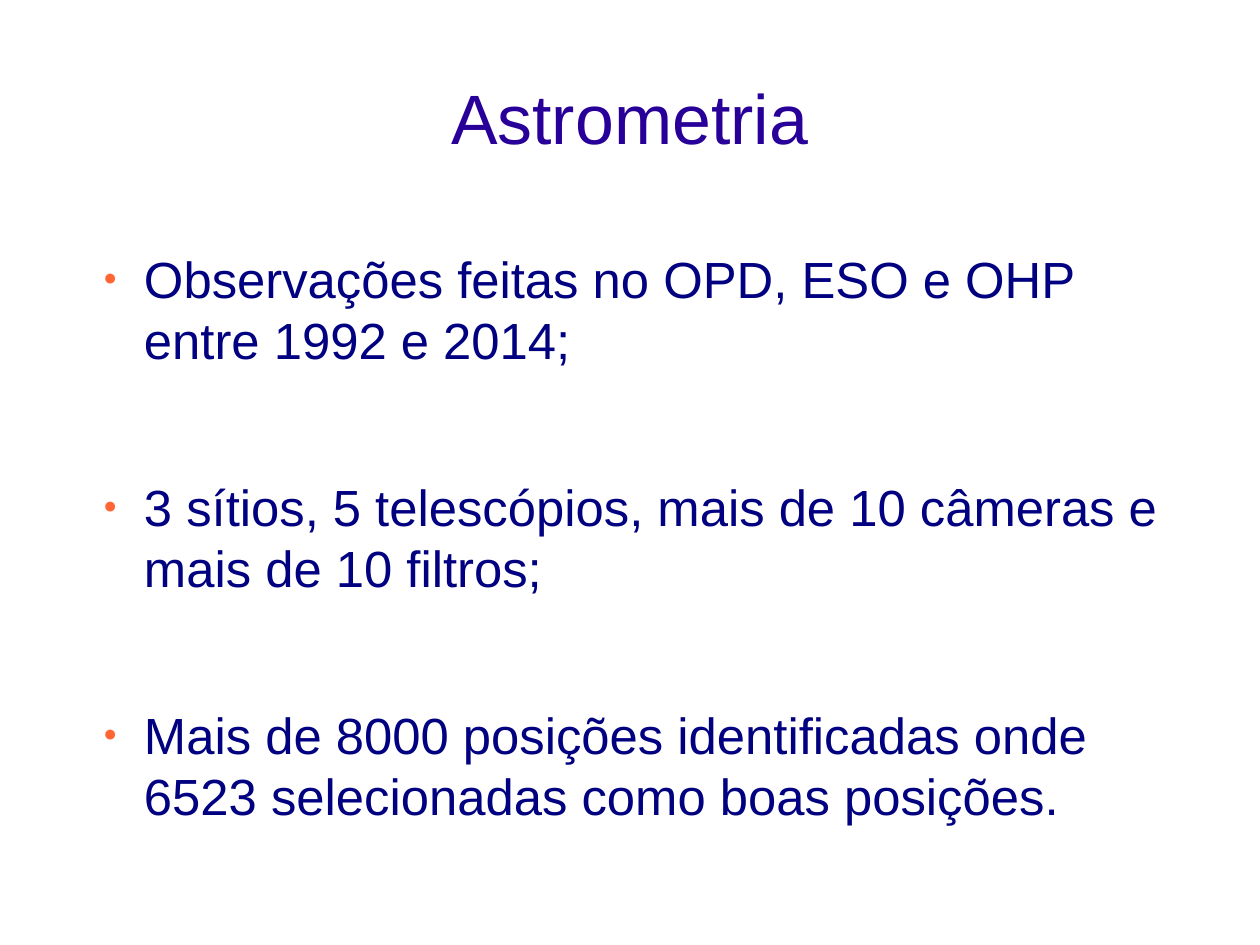
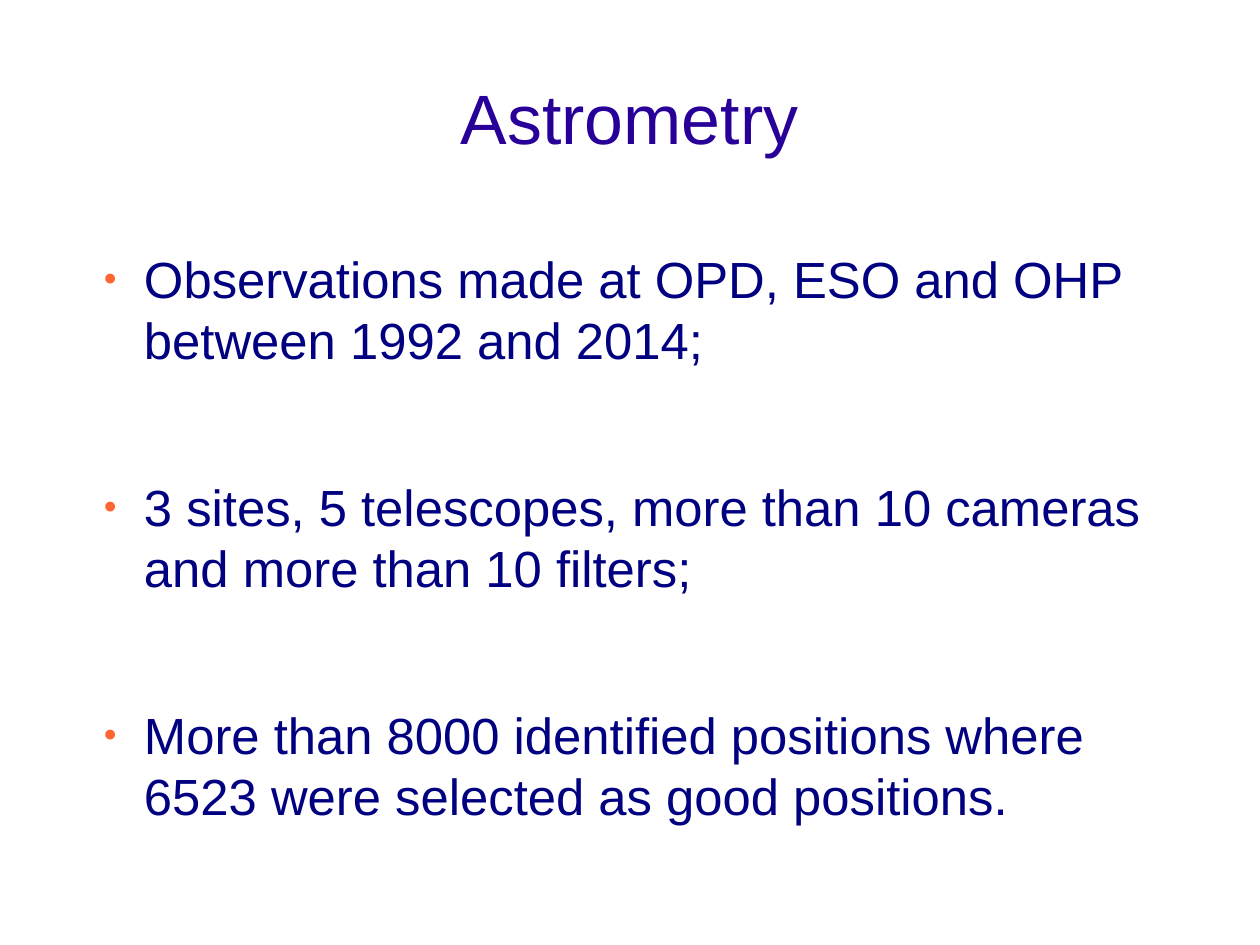
Before and after one commit to altairgomes/Latex, a slide deck: slide 4 of Poster-Apresentação/Taller2015-Altair.odp. Drawn at 1260x945 pixels with LibreOffice and Linux fonts; fonts in the diff are those of the drawing; background and template pictures are left out. Boxes give left, top, right and bottom in pixels: in the first picture for what was removed or moved away, otherwise in the second. Text is boxed around its words. In the diff, an @@ line names an element or a change of style, - is before the commit and + after.

```diff
--- a/Poster-Apresentação/Taller2015-Altair.odp
+++ b/Poster-Apresentação/Taller2015-Altair.odp
@@ title at (461,96,798,157): text changed @@
-Astrometria
+Astrometry
@@ text at (144,261,1140,825): text changed @@
-● Observações feitas no OPD, ESO e OHP entre 1992 e 2014;
-● 3 sítios, 5 telescópios, mais de 10 câmeras e mais de 10 filtros;
-● Mais de 8000 posições identificadas onde 6523 selecionadas como boas posições.
+● Observations made at OPD, ESO and OHP between 1992 and 2014;
+● 3 sites, 5 telescopes, more than 10 cameras and more than 10 filters;
+● More than 8000 identified positions where 6523 were selected as good positions.
```
Also in this commit, not shown: 4 other slides changed, 9 slides added, 9 slides removed, 5 other files.
